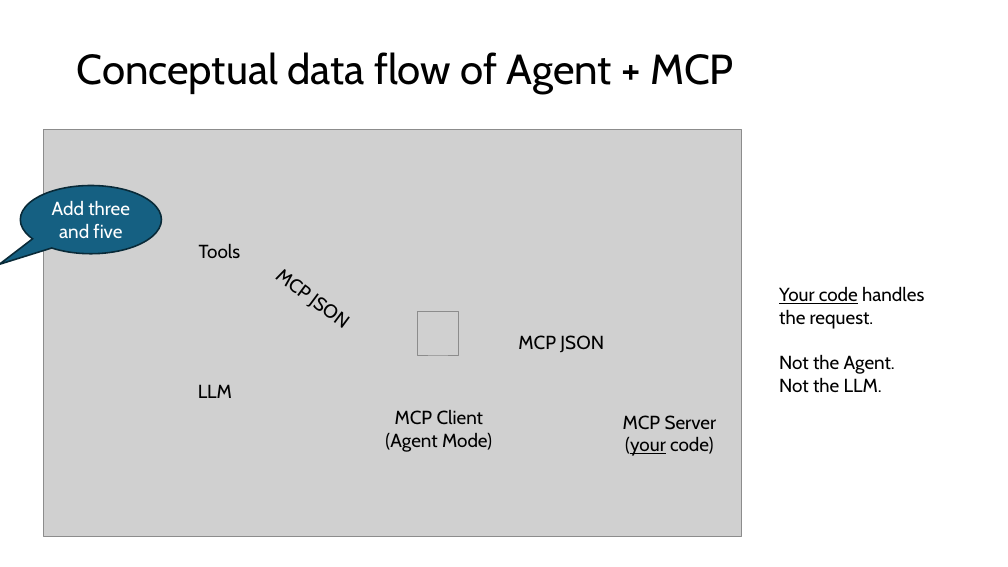
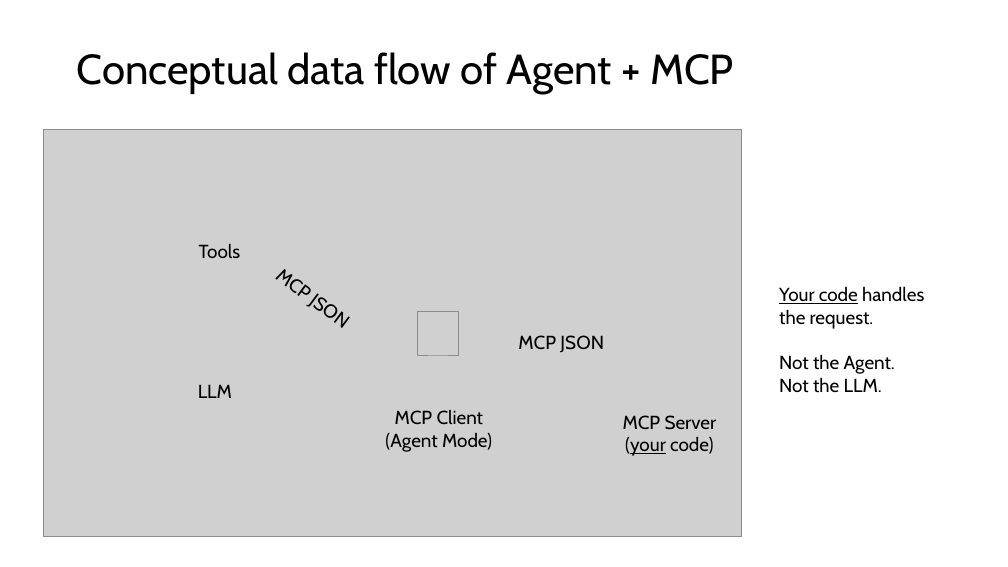
Before and after one commit to RHIT-CSSE/csse290-ai, a slide deck: slide 6 of ClassMaterials/Week9/MCP Servers.pptx. Drawn at 1008x567 pixels with LibreOffice and Linux fonts; fonts in the diff are those of the drawing; grey boxes stand for pictures. Boxes give left, top, right and bottom in pixels: in the first picture for what was removed or moved away, otherwise in the second. Text is boxed around its words. In the diff, an @@ line names an element or a change of style, - is before the commit and + after.

```diff
--- a/ClassMaterials/Week9/MCP Servers.pptx
+++ b/ClassMaterials/Week9/MCP Servers.pptx
@@ speech bubble removed at box(20, 185, 162, 253) @@
-Add three and five
```
Also in this commit, not shown: 7 other slides changed, 1 slide added.
